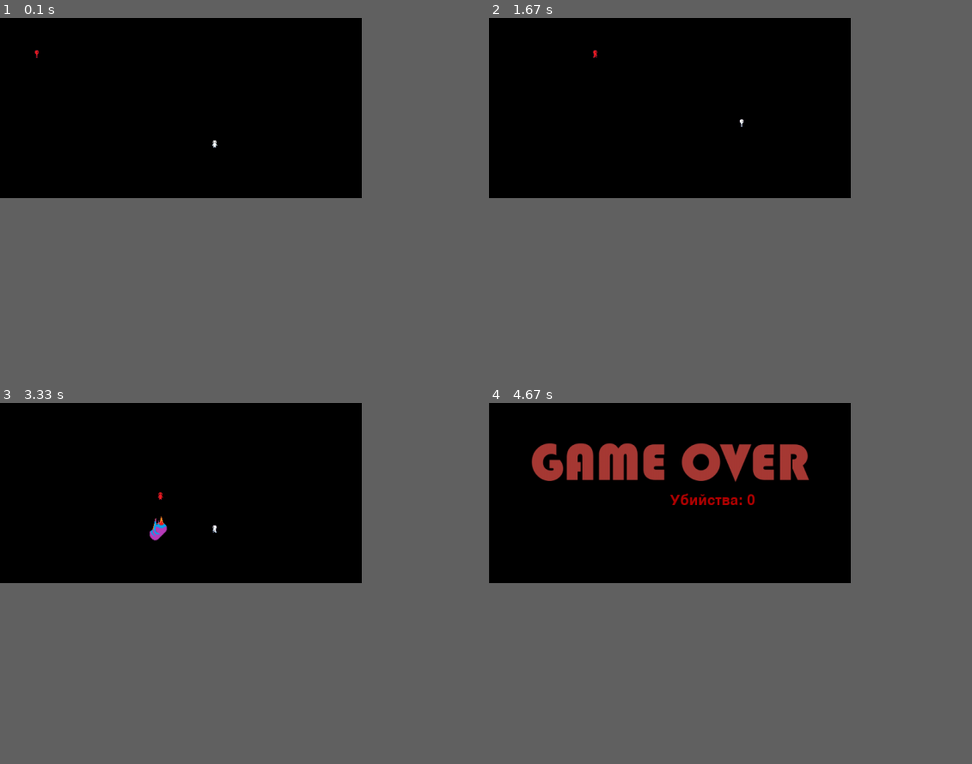
Above: before the commit, frames 1-4 (two rows, left to right).
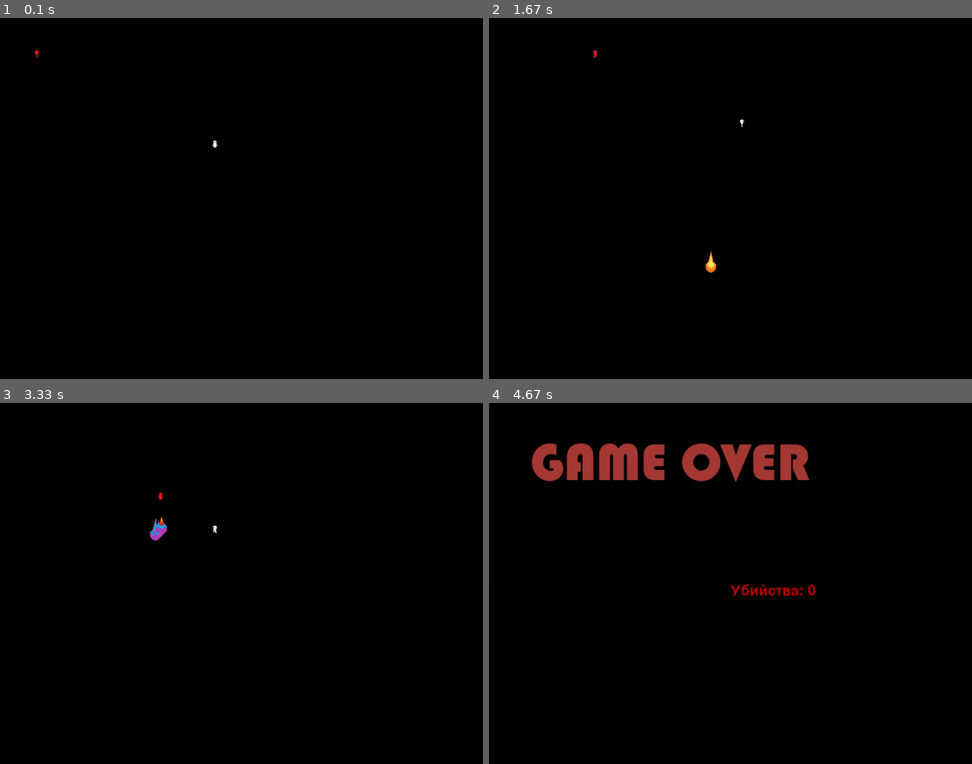
Above: after the commit, the same moments.

Repository: Dothza/rpgPyGame
Game: pygame game, started from main.py
Two runs of this game, one before a commit and one after it. Both use one fixed random seed, a clock stepped at 60 frames per second and the inputs below.
Inputs (mouse positions are in pixels of both pictures, inside the frame that each line leads up to):
- Up to frame 1 (0.1 s): no input
- Up to frame 2 (1.67 s): click (730, 198) at 0.42 s; hold D 0.67-1.13 s; hold W 1.17-1.47 s; hold D from 1.5 s (still down)
- Up to frame 3 (3.33 s): release D at 1.97 s; hold A 2-2.53 s; hold S 2.57-2.87 s; hold A 2.9-3.3 s
- Up to frame 4 (4.67 s): hold W 3.33-3.7 s; click (885, 572) at 3.83 s
In our replay, the window is 421x210 before the commit and 562x421 after it. These sizes can differ from the game's own. Grey fills any space a smaller window leaves; there, only what the larger window draws over its background counts as a difference.

The runs differ from the first frame. In frame 1, less than 0.1% of the frame differs, in the area x 7-46%, y 9-37%; in frame 2, 0.1%; in frame 3, less than 0.1%; in frame 4, 0.9%, in the area x 10-68%, y 11-54%.

Commit message:
Screen resize;

Diff:
--- a/main.py
+++ b/main.py
@@ -4,7 +4,7 @@
 from data.characters import Character, EnemyFireball, Fireball, Enemy
 from data.game_over import End
 
-WIDTH, HEIGHT = (600, 300)
+WIDTH, HEIGHT = (800, 600)
 FPS = 30
 TICK = pygame.USEREVENT + 1
 
@@ -41,7 +41,7 @@
     kills = 0
     end = None
     virtual_screen = pygame.Surface((WIDTH, HEIGHT))
-    screen = pygame.display.set_mode((WIDTH, HEIGHT), pygame.RESIZABLE)
+    screen = pygame.display.set_mode((WIDTH, HEIGHT), pygame.RESIZABLE, pygame.FULLSCREEN)
     cur_size = screen.get_size()
     while True:
         for event in pygame.event.get():
